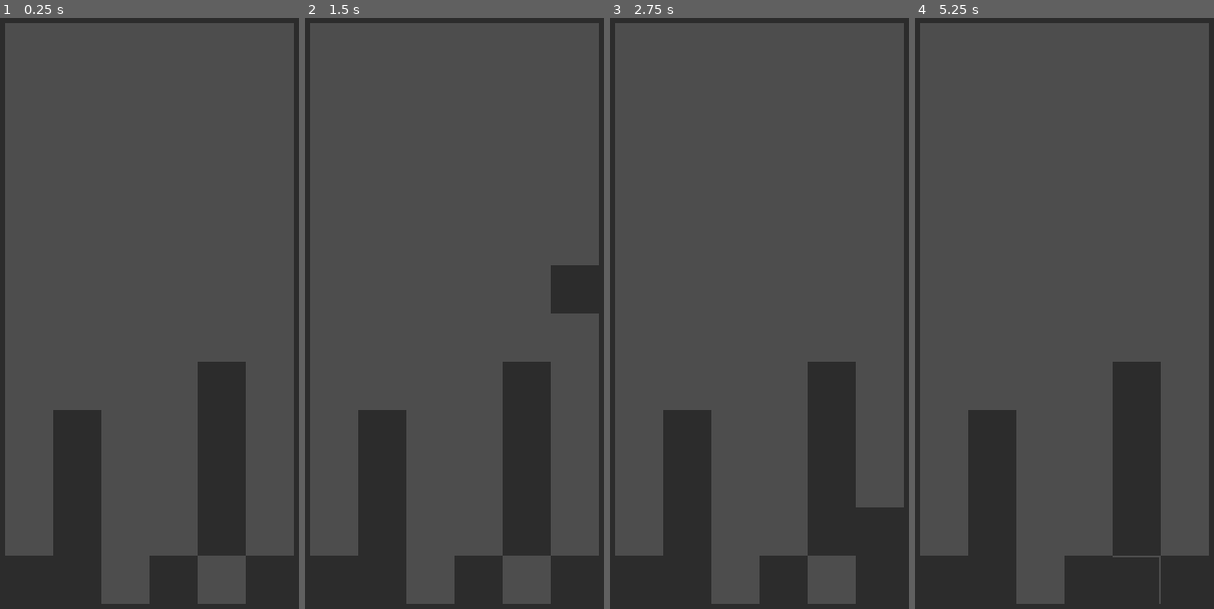
Above: before the commit, frames 1-4 (left to right).
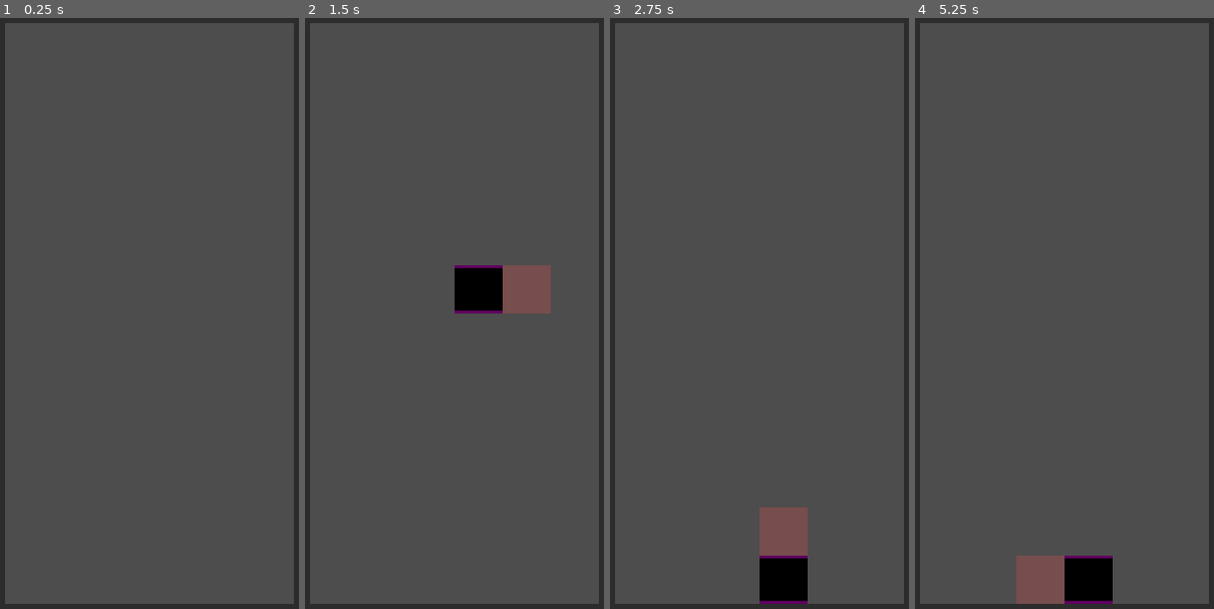
Above: after the commit, the same moments.

Repository: HyperGameDev/puyopuyolike
Game: Godot game, scene res://main_scene.tscn
Same seed, same stepped clock (60 frames per second), same inputs: the game is played once before the commit and once after it.
Inputs:
- Up to frame 1 (0.25 s): no input
- Up to frame 2 (1.5 s): tap Enter at 0.5 s; hold D (Right) 0.53-1.28 s; tap Z (Button 1) at 0.6 s; tap X (Button 2) at 0.8, 1.35 s; tap Space at 1.25 s; hold S (Down) from 1.28 s (still down)
- Up to frame 3 (2.75 s): tap Z (Button 1) at 1.55, 2.1 s; tap Enter at 2 s; release S (Down) at 2.03 s; hold D (Right) from 2.03 s (still down); tap X (Button 2) at 2.3 s
- Up to frame 4 (5.25 s): tap Space at 2.75, 4.25 s; tap X (Button 2) at 2.85, 3.8, 4.35 s; tap Z (Button 1) at 3.05, 3.6, 4.55, 5.1 s; tap Enter at 3.5 s; release D (Right) at 3.53 s; hold Left (Left) 3.53-5.03 s; hold S (Down) from 5.03 s (still down)

The runs differ from the first frame. In frame 1, 15% of the frame differs, in the area x 1-99%, y 58-100%; in frame 2, 18%, in the area x 1-99%, y 41-100%; in frame 3, 17%; in frame 4, 17%.

Commit message:
Movement way more gooder

Diff:
--- a/Components/component_movement.gd
+++ b/Components/component_movement.gd
@@ -1,11 +1,18 @@
 class_name Component_Movement extends Node3D
 
 @onready var object: Node = get_parent()
-@onready var timer: Timer = $Timer
+@onready var timer_idle_move: Timer = $Timer_Idle_Move
+@onready var timer_move_left_delay: Timer = $Timer_Move_Left_Delay
+@onready var timer_move_right_delay: Timer = $Timer_Move_Right_Delay
 
 @onready var piece: PackedScene = Main_Scene.ref.piece
 
+@onready var component_movement: PackedScene = Main_Scene.ref.component_movement
+var bottom_component_movement: Node3D
+var top_component_movement: Node3D
+
 var top_piece: Node3D
+var bottom_piece: Node3D
 
 const FALL_SPEED: float = .4
 var falling: bool = true
@@ -14,54 +21,108 @@
 enum walled_states {NEITHER,LEFT,RIGHT}
 
 const MOVE_SPEED_HORIZ: float = 1.
-const BUTTON_HOLD_DELAY: float = .1
+const BUTTON_HOLD_DELAY: float = .06
 var moving_left: bool = false
 var moving_right: bool = false
 var moving_down: bool = false
 
 var downward_movement_allowed: bool = true
 
-const MOVE_SPEED_ROTATE: float = .3
+const MOVE_SPEED_ROTATE: float = .1
 var rotate_position: rotate_positions
 enum rotate_positions {TOP,RIGHT,BOTTOM,LEFT}
+var rotating: bool = false
 
 var top_offset_top: Vector3
 var top_offset_left: Vector3
 var top_offset_bottom: Vector3
 var top_offset_right: Vector3
 
-var has_wall_on_right: bool = false
-var has_wall_on_left: bool = false
-
-var has_piece_on_right: bool = false
-var has_piece_on_left: bool = false
-var has_piece_on_down: bool = false
+var adjusting_boundary: bool = false
 
 func _ready() -> void:
+	if object.is_bottom_piece:
+		configure_bottom_piece()
+	else:
+		configure_top_piece()
+
+	%Area_Main.area_entered.connect(_on_area_main_entered)
+	%Area_Main.area_exited.connect(_on_area_main_exited)
+	%Area_Main_Cushion.area_entered.connect(_on_area_main_cushion_entered)
+
+func configure_top_piece() -> void:
+	bottom_piece = object.get_parent().object
+
+	bottom_component_movement = object.get_parent()
+
+func configure_bottom_piece() -> void:
+	%Area_Bottom.queue_free()
+	timer_move_left_delay.timeout.connect(_on_move_delay_left_timeout)
+	timer_move_right_delay.timeout.connect(_on_move_delay_right_timeout)
+	timer_idle_move.timeout.connect(_on_idle_move_timeout)
+	timer_idle_move.start(.5)
+
 	var piece_to_add: Node3D = piece.instantiate()
 	top_piece = piece_to_add
+	top_piece.is_bottom_piece = false
 
 	add_child(top_piece)
 	top_piece.position.y += 1.
-
-	timer.timeout.connect(_on_timeout)
-	timer.start(.5)
-
-	%Area_Main.area_entered.connect(_on_area_main_entered)
-	%Area_Main.area_exited.connect(_on_area_main_exited)
-
-	%Area_Bottom.area_entered.connect(_on_area_bottom_entered)
+	top_piece.get_child(0).set_material_override(Globals.debug_material_top_piece)
+
+	var component_to_add: Node3D = component_movement.instantiate()
+	top_component_movement = component_to_add
+	top_piece.add_child(top_component_movement)
 
 func _input(event) -> void:
-	if(event is InputEventKey and event.is_pressed()): #Ensure a key is pressed
-		rotational_movement()
-		directional_movement()
-
-func _on_timeout():
+	if object.is_bottom_piece:
+		if(event is InputEventKey and event.is_pressed()): #Ensure a key is pressed
+			directional_movement()
+			#horizontal_movement(event)
+			if not move_delay_timer_is_running():
+				rotational_movement()
+
+func _process(_delta: float) -> void:
+	if not object.is_bottom_piece:
+		check_top_rotation()
+	#if object.is_bottom_piece:
+		#check_boundary_break()
+		#
+#func check_boundary_break() -> void:
+	#if object.position.x < 1. and not adjusting_boundary:
+		#object.position.x = 1
+		#
+	#if object.position.x > 6 and not adjusting_boundary:
+		#position.x = 1
+
+
+func move_delay_timer_is_running() -> bool:
+	return is_greater_approx(timer_move_left_delay.time_left,0.) or is_greater_approx(timer_move_right_delay.time_left,0.)
+
+func is_greater_approx(a: float, b: float, tolerance: float = 0.1) -> bool:
+	return a > b and (a - b) > tolerance
+
+func check_top_rotation():
+	if bottom_component_movement.rotating:
+		for area in %Area_Bottom.get_overlapping_areas():
+			match area.name:
+				"Wall_L":
+					bottom_piece.position.x += 1
+
+				"Wall_R":
+					bottom_piece.position.x -= 1
+
+				"Ground":
+					bottom_piece.position.y += 1
+
+				_:
+					pass
+
+func _on_idle_move_timeout():
 	if falling:
 		object.position.y -= FALL_SPEED
 	else:
-		timer.stop()
+		timer_idle_move.stop()
 
 func rotational_movement() -> void:
 	get_current_bottom_piece_pos()
@@ -94,31 +155,38 @@
 	top_offset_right = Vector3(1.,position.y,position.z)
 
 func rotate_piece(direction: Vector3,new_position: rotate_positions):
-	var tween: Tween = %RotationTweens.create_tween()
+	var tween = %RotationTweens.create_tween()
+	rotating = true
+	#print("\rRotating is ",rotating)
+	tween.finished.connect(_on_rotation_tween_finished)
 	tween.set_ease(Tween.EASE_OUT)
-	tween.set_trans(Tween.TRANS_ELASTIC)
+	tween.set_trans(Tween.TRANS_LINEAR)
 	tween.tween_property(top_piece, "position", direction, MOVE_SPEED_ROTATE)
 	rotate_position = new_position
+
+func _on_rotation_tween_finished():
+	rotating = false
+	#print("Rotating is ",rotating,"\r")
+
+func horizontal_movement(event) -> void:
+	if falling and not event.is_echo():
+		if not walled_state == walled_states.LEFT:
+			object.position.x -= float(Input.is_action_pressed("Left"))
+		if not walled_state == walled_states.RIGHT:
+			object.position.x += float(Input.is_action_pressed("Right"))
+
 
 func directional_movement() -> void:
 	if falling:
 		if not walled_state == walled_states.LEFT:
-			if(Input.is_action_pressed("Left") and not moving_left):
-				moving_left=true
-				while(true):
-					if(not Input.is_action_pressed("Left") or walled_state == walled_states.LEFT or not downward_movement_allowed):break
-					object.position.x -= MOVE_SPEED_HORIZ
-					await get_tree().create_timer(BUTTON_HOLD_DELAY).timeout
-				moving_left=false
+			if Input.is_action_pressed("Left") and not moving_left:
+				moving_left = true
+				timer_move_left_delay.start(BUTTON_HOLD_DELAY)
 
 		if not walled_state == walled_states.RIGHT:
-			if(Input.is_action_pressed("Right") and not moving_right):
-				moving_right=true
-				while(true):
-					if(not Input.is_action_pressed("Right") or walled_state == walled_states.RIGHT or not downward_movement_allowed):break
-					object.position.x += MOVE_SPEED_HORIZ
-					await get_tree().create_timer(BUTTON_HOLD_DELAY).timeout
-				moving_right=false
+			if Input.is_action_pressed("Right") and not moving_right:
+				moving_right = true
+				timer_move_right_delay.start(BUTTON_HOLD_DELAY)
 
 		if(Input.is_action_pressed("Down") and not moving_down) and downward_movement_allowed:
 			moving_down = true
@@ -133,28 +201,60 @@
 				await get_tree().create_timer(BUTTON_HOLD_DELAY/25).timeout
 			moving_down = false
 
+func _on_move_delay_left_timeout():
+	if moving_left and Input.is_action_pressed("Left") and walled_state != walled_states.LEFT and downward_movement_allowed:
+		object.position.x -= MOVE_SPEED_HORIZ
+		timer_move_left_delay.start(BUTTON_HOLD_DELAY)
+	else:
+		moving_left = false
+
+func _on_move_delay_right_timeout():
+	if moving_right and Input.is_action_pressed("Right") and walled_state != walled_states.RIGHT and downward_movement_allowed:
+		object.position.x += MOVE_SPEED_HORIZ
+		timer_move_right_delay.start(BUTTON_HOLD_DELAY)
+	else:
+		moving_right = false
+
 
 func _on_area_main_entered(area) -> void:
 	match area.name:
 		"Ground":
-			falling = false
+			if object.is_bottom_piece:
+				falling = false
+			else:
+				bottom_component_movement.falling = false
+
 		"Wall_L":
-			walled_state = walled_states.LEFT
+			if object.is_bottom_piece:
+				walled_state = walled_states.LEFT
+			else:
+				bottom_component_movement.walled_state = walled_states.LEFT
 		"Wall_R":
-			walled_state = walled_states.RIGHT
+			if object.is_bottom_piece:
+				walled_state = walled_states.RIGHT
+			else:
+				bottom_component_movement.walled_state = walled_states.RIGHT
 		_:
 			pass
 
 func _on_area_main_exited(area) -> void:
 	match area.name:
 		"Wall_L":
-			walled_state = walled_states.NEITHER
+			if object.is_bottom_piece:
+				walled_state = walled_states.NEITHER
+			else:
+				bottom_component_movement.walled_state = walled_states.NEITHER
 		"Wall_R":
-			walled_state = walled_states.NEITHER
+			if object.is_bottom_piece:
+				walled_state = walled_states.NEITHER
+			else:
+				bottom_component_movement.walled_state = walled_states.NEITHER
 		_:
 			pass
 
-func _on_area_bottom_entered(area) -> void:
+func _on_area_main_cushion_entered(area) -> void:
 	if area.name == "Ground":
-		print("you are setting it up correctly")
-		downward_movement_allowed = false
+			if object.is_bottom_piece:
+				downward_movement_allowed = false
+			else:
+				bottom_component_movement.downward_movement_allowed = false
--- a/Components/component_movement.tscn
+++ b/Components/component_movement.tscn
@@ -1,16 +1,23 @@
-[gd_scene load_steps=4 format=3 uid="uid://dvx0vpgdq47ba"]
+[gd_scene load_steps=5 format=3 uid="uid://dvx0vpgdq47ba"]
 
 [ext_resource type="Script" uid="uid://07xoso5ixu4o" path="res://Components/component_movement.gd" id="1_q1yae"]
 
 [sub_resource type="BoxShape3D" id="BoxShape3D_ja4lf"]
 
+[sub_resource type="BoxShape3D" id="BoxShape3D_hihvi"]
+size = Vector3(1, 1.5, 1)
+
 [sub_resource type="BoxShape3D" id="BoxShape3D_q0lp6"]
-size = Vector3(1, 1.4, 1)
+size = Vector3(0.8, 0.8, 0.1)
 
 [node name="Component_Movement" type="Node3D"]
 script = ExtResource("1_q1yae")
 
-[node name="Timer" type="Timer" parent="."]
+[node name="Timer_Idle_Move" type="Timer" parent="."]
+
+[node name="Timer_Move_Left_Delay" type="Timer" parent="."]
+
+[node name="Timer_Move_Right_Delay" type="Timer" parent="."]
 
 [node name="Area_Main" type="Area3D" parent="."]
 unique_name_in_owner = true
@@ -18,11 +25,17 @@
 [node name="CollisionShape3D" type="CollisionShape3D" parent="Area_Main"]
 shape = SubResource("BoxShape3D_ja4lf")
 
+[node name="Area_Main_Cushion" type="Area3D" parent="."]
+unique_name_in_owner = true
+
+[node name="CollisionShape3D" type="CollisionShape3D" parent="Area_Main_Cushion"]
+transform = Transform3D(1, 0, 0, 0, 1, 0, 0, 0, 1, 0, -0.25, 0)
+shape = SubResource("BoxShape3D_hihvi")
+
 [node name="Area_Bottom" type="Area3D" parent="."]
 unique_name_in_owner = true
 
 [node name="CollisionShape3D" type="CollisionShape3D" parent="Area_Bottom"]
-transform = Transform3D(1, 0, 0, 0, 1, 0, 0, 0, 1, 0, -0.2, 0)
 shape = SubResource("BoxShape3D_q0lp6")
 
 [node name="RotationTweens" type="Node3D" parent="."]
--- a/Globals/globals.gd
+++ b/Globals/globals.gd
@@ -1,4 +1,6 @@
 extends Node
+
+var debug_material_top_piece: StandardMaterial3D = preload("res://Materials/debug_material_piece_top.tres")
 
 const GROUND_POS: float = 1.
 const WALL_L_POS: float = 1.
--- /dev/null
+++ b/Materials/debug_material_piece_top.tres
@@ -0,0 +1,6 @@
+[gd_resource type="StandardMaterial3D" format=3 uid="uid://bwqj0h34c8x0s"]
+
+[resource]
+transparency = 1
+blend_mode = 1
+albedo_color = Color(1, 0, 0, 0.439216)
--- a/Objects/area_piece.gd
+++ b/Objects/area_piece.gd
@@ -1,6 +1,7 @@
 class_name Piece extends Node3D
 
 @export var fallen: bool = false
+@export var is_bottom_piece: bool = true
 
 @export var piece_type: piece_types
 enum piece_types {PLAYER,GARBAGE,PLACED,PRESET}
--- a/Objects/area_piece.tscn
+++ b/Objects/area_piece.tscn
@@ -1,8 +1,23 @@
-[gd_scene load_steps=3 format=3 uid="uid://b5pstaskn4ac"]
+[gd_scene load_steps=6 format=3 uid="uid://b5pstaskn4ac"]
 
 [ext_resource type="Script" uid="uid://cvpip3rm1cr24" path="res://Objects/area_piece.gd" id="1_cwjv0"]
 
+[sub_resource type="Gradient" id="Gradient_8h3d3"]
+interpolation_mode = 1
+offsets = PackedFloat32Array(0, 0.752688)
+
+[sub_resource type="GradientTexture2D" id="GradientTexture2D_pmc38"]
+gradient = SubResource("Gradient_8h3d3")
+fill = 2
+fill_from = Vector2(0.15, 0.25)
+fill_to = Vector2(0.444, 0.5)
+
+[sub_resource type="StandardMaterial3D" id="StandardMaterial3D_8h3d3"]
+albedo_color = Color(1, 0, 1, 1)
+albedo_texture = SubResource("GradientTexture2D_pmc38")
+
 [sub_resource type="BoxMesh" id="BoxMesh_2c62f"]
+material = SubResource("StandardMaterial3D_8h3d3")
 
 [node name="Node_Piece" type="Node3D"]
 script = ExtResource("1_cwjv0")
--- a/main_scene.gd
+++ b/main_scene.gd
@@ -6,7 +6,9 @@
 
 var piece: PackedScene = preload("res://Objects/area_piece.tscn")
 
-var component_movement: Node3D = preload("res://Components/component_movement.tscn").instantiate()
+var component_movement: PackedScene = preload("res://Components/component_movement.tscn")
+
+@onready var ground_area: Area3D = %Ground
 
 
 var spawn_pos: Vector3 = Vector3(3,13,0)
@@ -25,8 +27,9 @@
 
 	match type_to_spawn:
 		Piece.piece_types.PLAYER:
+			var component_to_add: Node3D = component_movement.instantiate()
 			piece_to_add.position = spawn_pos
-			piece_to_add.add_child(component_movement)
+			piece_to_add.add_child(component_to_add)
 
 
 
--- a/main_scene.tscn
+++ b/main_scene.tscn
@@ -34,56 +34,67 @@
 
 [node name="Node_Piece2" parent="Grid" instance=ExtResource("2_2c62f")]
 transform = Transform3D(1, 0, 0, 0, 1, 0, 0, 0, 1, 6, 1, 0)
+visible = false
 fallen = true
 piece_type = 2
 
 [node name="Node_Piece" parent="Grid" instance=ExtResource("2_2c62f")]
 transform = Transform3D(1, 0, 0, 0, 1, 0, 0, 0, 1, 4, 1, 0)
+visible = false
 fallen = true
 piece_type = 2
 
 [node name="Node_Piece3" parent="Grid" instance=ExtResource("2_2c62f")]
 transform = Transform3D(1, 0, 0, 0, 1, 0, 0, 0, 1, 5, 2, 0)
+visible = false
 fallen = true
 piece_type = 2
 
 [node name="Node_Piece4" parent="Grid" instance=ExtResource("2_2c62f")]
 transform = Transform3D(1, 0, 0, 0, 1, 0, 0, 0, 1, 5, 3, 0)
+visible = false
 fallen = true
 piece_type = 2
 
 [node name="Node_Piece5" parent="Grid" instance=ExtResource("2_2c62f")]
 transform = Transform3D(1, 0, 0, 0, 1, 0, 0, 0, 1, 5, 4, 0)
+visible = false
 fallen = true
 piece_type = 2
 
 [node name="Node_Piece11" parent="Grid" instance=ExtResource("2_2c62f")]
 transform = Transform3D(1, 0, 0, 0, 1, 0, 0, 0, 1, 5, 5, 0)
+visible = false
 fallen = true
 piece_type = 2
 
 [node name="Node_Piece6" parent="Grid" instance=ExtResource("2_2c62f")]
 transform = Transform3D(1, 0, 0, 0, 1, 0, 0, 0, 1, 2, 1, 0)
+visible = false
 fallen = true
 piece_type = 2
 
 [node name="Node_Piece7" parent="Grid" instance=ExtResource("2_2c62f")]
 transform = Transform3D(1, 0, 0, 0, 1, 0, 0, 0, 1, 1, 1, 0)
+visible = false
 fallen = true
 piece_type = 2
 
 [node name="Node_Piece8" parent="Grid" instance=ExtResource("2_2c62f")]
 transform = Transform3D(1, 0, 0, 0, 1, 0, 0, 0, 1, 2, 2, 0)
+visible = false
 fallen = true
 piece_type = 2
 
 [node name="Node_Piece9" parent="Grid" instance=ExtResource("2_2c62f")]
 transform = Transform3D(1, 0, 0, 0, 1, 0, 0, 0, 1, 2, 3, 0)
+visible = false
 fallen = true
 piece_type = 2
 
 [node name="Node_Piece10" parent="Grid" instance=ExtResource("2_2c62f")]
 transform = Transform3D(1, 0, 0, 0, 1, 0, 0, 0, 1, 2, 4, 0)
+visible = false
 fallen = true
 piece_type = 2
 
